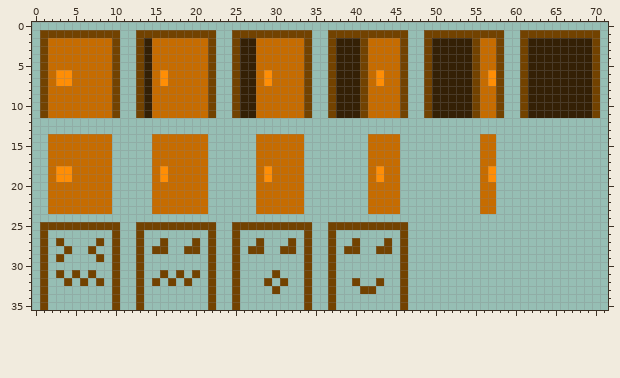
Sprite sheet, stored at Games/Dobbsworks/images/gadgets/door.png. The first picture shows the starting point.
The file is 72x36 pixels.
The same view after the edit:
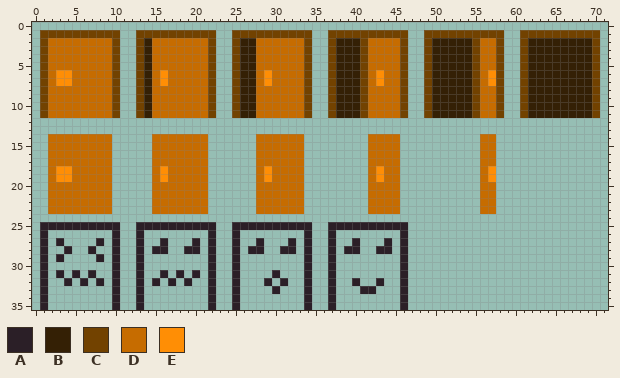
Palette (. is transparent): A #2b1f27  B #342005  C #724200  D #c66c00  E #ff8e05
The edit:
The author changed colour C to colour A in row 25 at x 1 to 10, 13 to 22, 25 to 34 and 37 to 46; in row 26 at x 1, 10, 13, 22, 25, 34, 37 and 46; in row 27 at x 1, 3, 8, 10, 13, 16, 20, 22, 25, 28, 32, 34, 37, 40, 44 and 46; in row 28 at x 1, 4, 7, 10, 13, 15 to 16, 19 to 20, 22, 25, 27 to 28, 31 to 32, 34, 37, 39 to 40, 43 to 44 and 46; in row 29 at x 1, 3, 8, 10, 13, 22, 25, 34, 37 and 46; in row 30 at x 1, 10, 13, 22, 25, 34, 37 and 46.
The author changed colour C to colour A in row 31 at x 1, 3, 5, 7, 10, 13, 16, 18, 20, 22, 25, 30, 34, 37 and 46; in row 32 at x 1, 4, 6, 8, 10, 13, 15, 17, 19, 22, 25, 29, 31, 34, 37, 40, 43 and 46; in row 33 at x 1, 10, 13, 22, 25, 30, 34, 37, 41 to 42 and 46; in rows 34 to 35 at x 1, 10, 13, 22, 25, 34, 37 and 46.
